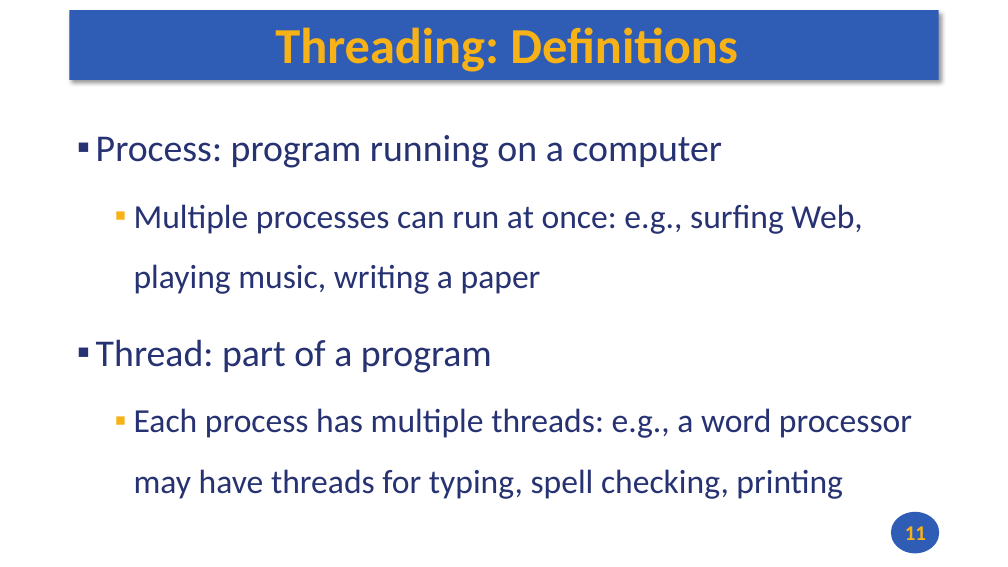
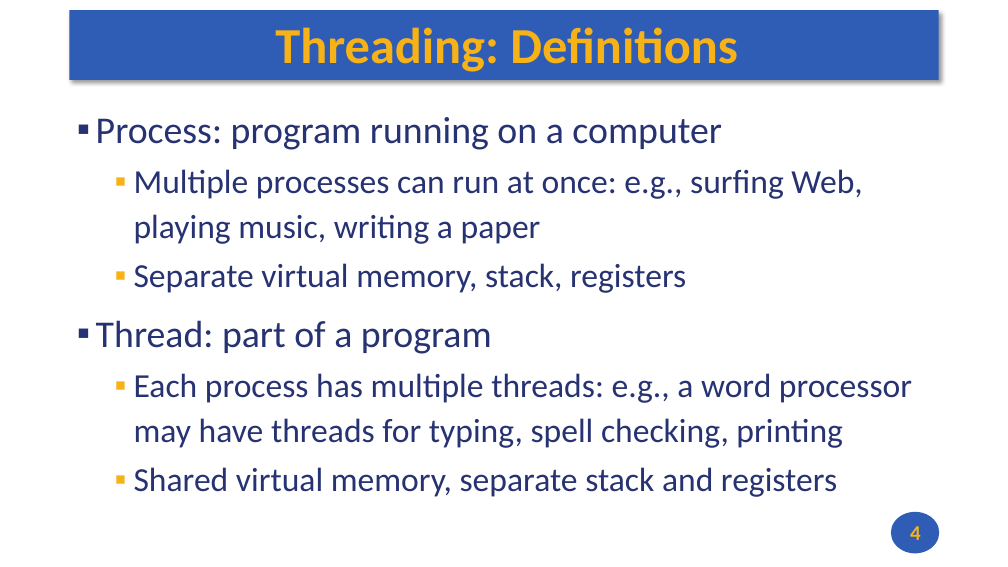
Before and after one commit to andrewt0301/hse-acos-course, a slide deck: slide 4 of docs/part1ca/14_TLP/CA_Lecture_14.pptx (slide 11 before the commit). Drawn at 1008x567 pixels with LibreOffice and Linux fonts; fonts in the diff are those of the drawing. Boxes give left, top, right and bottom in pixels: in the first picture for what was removed or moved away, otherwise in the second. Text is boxed around its words. In the diff, an @@ line names an element or a change of style, - is before the commit and + after.

```diff
--- a/docs/part1ca/14_TLP/CA_Lecture_14.pptx
+++ b/docs/part1ca/14_TLP/CA_Lecture_14.pptx
@@ text at (96,117,912,448): line spacing 1.5 to 1.1 @@
@@ text at (134,263,686,293): paragraph added @@
+  ▪ Separate virtual memory, stack, registers
@@ text at (134,467,837,497): paragraph added @@
+  ▪ Shared virtual memory, separate stack and registers
@@ page number at (910,526,921,540): text changed @@
-11
+4
```
Also in this commit, not shown: 11 other slides changed, 3 slides added, 2 other files.
